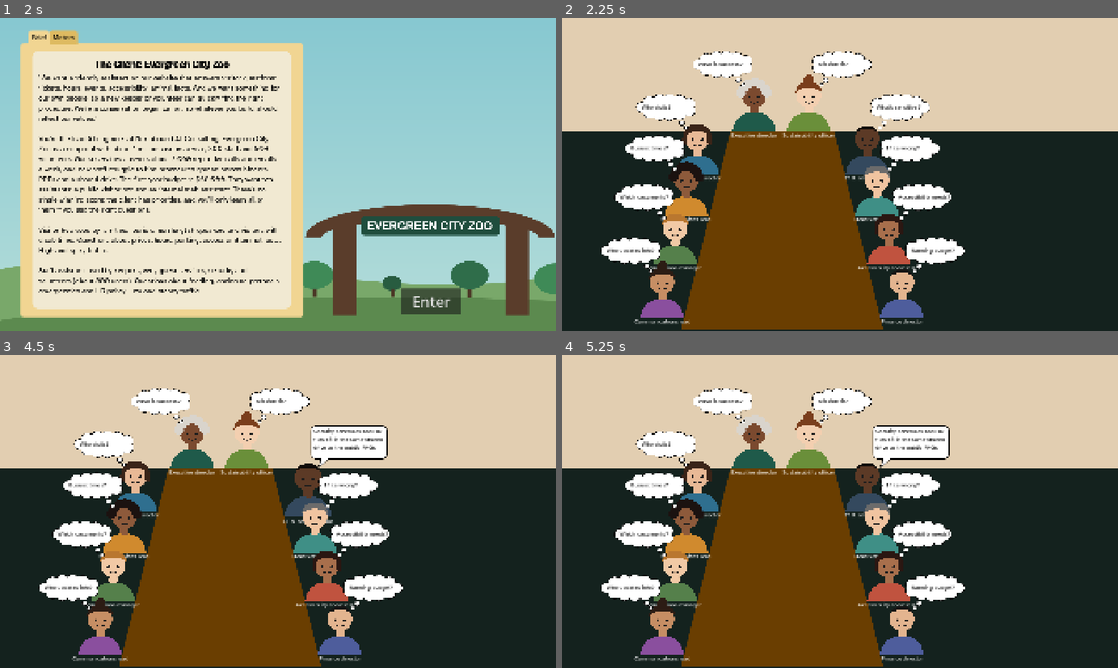
Above: before the commit, frames 1-4 (two rows, left to right).
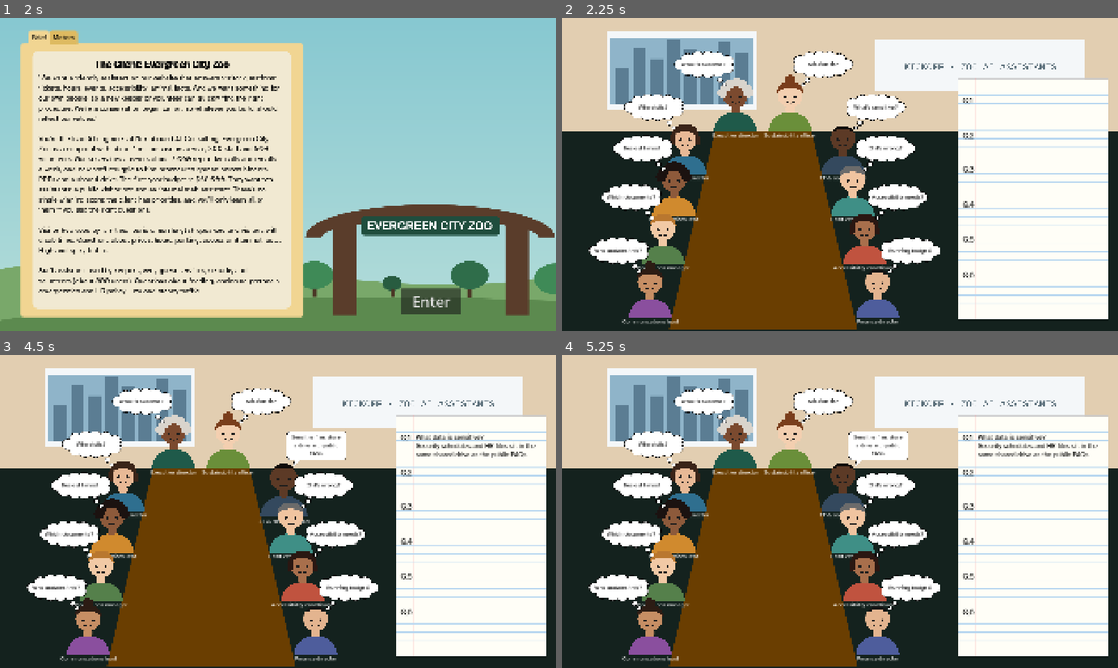
Above: after the commit, the same moments.

Repository: abbyhayd/AiArchitect
Game: Godot game, scene res://scenes/main.tscn
Same seed, same stepped clock (60 frames per second), same inputs: the game is played once before the commit and once after it. The engine's default icon, where the game draws it, is replaced by a stand-in: a white triangle on a blue panel in a dark square.
Inputs (mouse positions are in pixels of both pictures, inside the frame that each line leads up to):
- Up to frame 1 (2 s): click "Start" at 0.5 s; click "Evergreen City Zoo" at 1.25 s
- Up to frame 2 (2.25 s): click "Enter" at 2 s
- Up to frame 3 (4.5 s): tap Enter at 2.75, 4.25 s; move the mouse to (400, 495) at 2.77 s; click (400, 495) at 2.85 s; tap Space at 3.5 s; move the mouse to (166, 527) at 3.52 s; click (166, 527) at 3.6 s; move the mouse to (333, 442) at 4.27 s; click (333, 442) at 4.35 s
- Up to frame 4 (5.25 s): tap Space at 5 s; move the mouse to (812, 574) at 5.02 s; click (812, 574) at 5.1 s

Frame 1 is identical in both runs. In frame 2, 48% of the frame differs, in the area x 4-99%, y 4-100%; in frame 3, 49%; in frame 4, 49%.

Commit message:
added notetaking and answer to interview

Diff:
--- a/global/global.gd
+++ b/global/global.gd
@@ -1,18 +1,25 @@
 extends Node
+
+var scenario_paths = {
+	"EvergreenCityZoo" : "res://data/zoo.json"
+}
 
 var current_scenario_data
 var current_scenario_meters = {}
-var current_stakeholder_amount = 0
-var scenario_paths = {
-	"EvergreenCityZoo" : "res://data/zoo.json"
-}
+var current_room
+
+var max_interview_q
+var interview_questions_asked = {}
+var all_interview_questions_asked
+
+var room_reached
 
 func load_scenario(scenario_name):
 	if scenario_name not in scenario_paths:
 		push_error("Scenario doesn't exist.")
 		return
 	current_scenario_data = load_json_file(scenario_paths[scenario_name])
-	current_stakeholder_amount = len(current_scenario_data["client"]["stakeholders"])
+	max_interview_q = current_scenario_data["client"]["discovery"]["maxQuestions"]
 	load_scenario_meters()
 
 func load_scenario_meters():
@@ -23,6 +30,9 @@
 			"target": meter["target"],
 			"priority": meter["priority"]
 		}
+
+func reset_scenario():
+	pass
 
 func load_json_file(file_path: String):
 	if FileAccess.file_exists(file_path):
--- a/scenarios/evergreen_zoo/zoo_interview.gd
+++ b/scenarios/evergreen_zoo/zoo_interview.gd
@@ -1,9 +1,18 @@
 extends CanvasLayer
 
 @export var stakeholder_scene : PackedScene
+var num_q_asked = 0
 
 func _ready():
 	load_stakeholders()
+
+func write_answer(question, answer):
+	if num_q_asked+1 >= Global.max_interview_q:
+		%Q_and_As.get_children()[num_q_asked].text = question + "\n" + answer
+		Global.all_interview_questions_asked = true
+		return
+	%Q_and_As.get_children()[num_q_asked].text = question + "\n" + answer
+	num_q_asked += 1
 
 func load_stakeholders():
 	var index = 0
@@ -18,7 +27,9 @@
 			stakeholder["role"],
 			stakeholder["shortQuestion"],
 			stakeholder["question"],
+			stakeholder["shortAnswer"],
 			stakeholder["answer"]
 			)
+		new_stakeholder.question_asked.connect(write_answer)
 		stakeholder_parent.add_child(new_stakeholder)
 		index += 1
--- a/scenarios/evergreen_zoo/zoo_interview.tscn
+++ b/scenarios/evergreen_zoo/zoo_interview.tscn
@@ -3,7 +3,17 @@
 [ext_resource type="Script" uid="uid://wsuicq4jhjib" path="res://scenarios/evergreen_zoo/zoo_interview.gd" id="1_gu1ni"]
 [ext_resource type="PackedScene" uid="uid://csyvr6lim4tk6" path="res://scenes/stakeholder.tscn" id="2_nmnsm"]
 [ext_resource type="Texture2D" uid="uid://l6l0s5yv5jmv" path="res://scenarios/evergreen_zoo/assets/table.png" id="4_2e1u4"]
+[ext_resource type="Texture2D" uid="uid://crkbixenk1erc" path="res://scenarios/evergreen_zoo/assets/paper.png" id="5_55w5q"]
+[ext_resource type="FontFile" uid="uid://bb1owdiwhbq5p" path="res://ui/fonts/AtkinsonHyperlegible-Regular.ttf" id="6_ykrar"]
 [ext_resource type="Texture2D" uid="uid://6a5hqbmcuapm" path="res://scenarios/evergreen_zoo/assets/scene assets/scene_2_meeting_room.png" id="11_17ugc"]
+
+[sub_resource type="AtlasTexture" id="AtlasTexture_o8m6y"]
+atlas = ExtResource("11_17ugc")
+region = Rect2(224.14954, 63.382133, 1551.6686, 473.34515)
+
+[sub_resource type="AtlasTexture" id="AtlasTexture_2cl6o"]
+atlas = ExtResource("11_17ugc")
+region = Rect2(2246.599, 126.31688, 1429.3208, 345.28314)
 
 [node name="ZooInterview" type="CanvasLayer" unique_id=183697564]
 script = ExtResource("1_gu1ni")
@@ -17,7 +27,7 @@
 grow_horizontal = 2
 grow_vertical = 2
 
-[node name="ColorRect" type="ColorRect" parent="BG" unique_id=848894279]
+[node name="Floor" type="ColorRect" parent="BG" unique_id=848894279]
 layout_mode = 1
 anchors_preset = 15
 anchor_right = 1.0
@@ -26,26 +36,25 @@
 grow_vertical = 2
 color = Color(0.078431375, 0.13333334, 0.11764706, 1)
 
-[node name="ColorRect2" type="ColorRect" parent="BG" unique_id=393524009]
+[node name="Wall" type="ColorRect" parent="BG" unique_id=393524009]
 layout_mode = 0
 offset_right = 1928.0
 offset_bottom = 391.0
 color = Color(0.8862745, 0.80784315, 0.69411767, 1)
 
-[node name="BG_banner" type="TextureRect" parent="BG" unique_id=1553794790]
-visible = false
+[node name="wall_graph" type="TextureRect" parent="BG" unique_id=1553794790]
 layout_mode = 1
 anchors_preset = 14
 anchor_top = 0.5
 anchor_right = 1.0
 anchor_bottom = 0.5
-offset_left = -4.0
-offset_top = -540.0
-offset_right = -4.0
-offset_bottom = -152.0
+offset_left = 154.0
+offset_top = -492.0
+offset_right = -1249.0
+offset_bottom = -225.0
 grow_horizontal = 2
 grow_vertical = 2
-texture = ExtResource("11_17ugc")
+texture = SubResource("AtlasTexture_o8m6y")
 expand_mode = 1
 
 [node name="Table" type="TextureRect" parent="BG" unique_id=1745863]
@@ -55,17 +64,27 @@
 anchor_top = 1.0
 anchor_right = 0.5
 anchor_bottom = 1.0
-offset_left = -548.0
+offset_left = -590.0
 offset_top = -687.0
-offset_right = 150.0
+offset_right = 61.0
 offset_bottom = -4.0
 grow_horizontal = 2
 grow_vertical = 0
 texture = ExtResource("4_2e1u4")
+expand_mode = 1
+
+[node name="wall_whiteboard" type="TextureRect" parent="BG" unique_id=971522270]
+layout_mode = 0
+offset_left = 1083.0
+offset_top = 77.0
+offset_right = 1807.8551
+offset_bottom = 252.0
+texture = SubResource("AtlasTexture_2cl6o")
+expand_mode = 1
 
 [node name="StakeholderMarkers" type="Node2D" parent="." unique_id=1501144854]
 unique_name_in_owner = true
-position = Vector2(108, 0)
+position = Vector2(66, 0)
 
 [node name="Left4" type="Marker2D" parent="StakeholderMarkers" unique_id=1807359218]
 position = Vector2(360, 480)
@@ -80,19 +99,182 @@
 position = Vector2(239, 975)
 
 [node name="Right4" type="Marker2D" parent="StakeholderMarkers" unique_id=360023732]
-position = Vector2(947, 480)
+position = Vector2(905, 480)
 
 [node name="Right3" type="Marker2D" parent="StakeholderMarkers" unique_id=1552446151]
-position = Vector2(981, 622)
+position = Vector2(939, 622)
 
 [node name="Right2" type="Marker2D" parent="StakeholderMarkers" unique_id=413829601]
-position = Vector2(1022, 790)
+position = Vector2(980, 790)
 
 [node name="Right1" type="Marker2D" parent="StakeholderMarkers" unique_id=1084465746]
-position = Vector2(1067, 975)
+position = Vector2(1025, 975)
 
 [node name="TopLeft" type="Marker2D" parent="StakeholderMarkers" unique_id=340874029]
-position = Vector2(556, 332)
+position = Vector2(534, 332)
 
 [node name="TopRight" type="Marker2D" parent="StakeholderMarkers" unique_id=1626919143]
-position = Vector2(745, 332)
+position = Vector2(723, 332)
+
+[node name="InterviewNotes" type="TextureRect" parent="." unique_id=532090953]
+offset_left = 1364.0
+offset_top = 206.0
+offset_right = 1890.0
+offset_bottom = 1049.0
+texture = ExtResource("5_55w5q")
+expand_mode = 1
+
+[node name="Items" type="Control" parent="InterviewNotes" unique_id=1210836526]
+anchors_preset = 0
+offset_right = 40.0
+offset_bottom = 40.0
+
+[node name="Q1" type="Label" parent="InterviewNotes/Items" unique_id=88671772]
+layout_mode = 0
+offset_left = 19.0
+offset_top = 60.0
+offset_right = 66.0
+offset_bottom = 145.0
+theme_override_colors/font_color = Color(0, 0, 0, 1)
+theme_override_fonts/font = ExtResource("6_ykrar")
+theme_override_font_sizes/font_size = 30
+text = "Q1 "
+
+[node name="Q2" type="Label" parent="InterviewNotes/Items" unique_id=663227629]
+layout_mode = 0
+offset_left = 19.0
+offset_top = 181.0
+offset_right = 66.0
+offset_bottom = 266.0
+theme_override_colors/font_color = Color(0, 0, 0, 1)
+theme_override_fonts/font = ExtResource("6_ykrar")
+theme_override_font_sizes/font_size = 30
+text = "Q2"
+
+[node name="Q3" type="Label" parent="InterviewNotes/Items" unique_id=557707496]
+layout_mode = 0
+offset_left = 19.0
+offset_top = 297.0
+offset_right = 66.0
+offset_bottom = 382.0
+theme_override_colors/font_color = Color(0, 0, 0, 1)
+theme_override_fonts/font = ExtResource("6_ykrar")
+theme_override_font_sizes/font_size = 30
+text = "Q3"
+
+[node name="Q4" type="Label" parent="InterviewNotes/Items" unique_id=11644919]
+layout_mode = 0
+offset_left = 19.0
+offset_top = 419.0
+offset_right = 66.0
+offset_bottom = 504.0
+theme_override_colors/font_color = Color(0, 0, 0, 1)
+theme_override_fonts/font = ExtResource("6_ykrar")
+theme_override_font_sizes/font_size = 30
+text = "Q4"
+
+[node name="Q5" type="Label" parent="InterviewNotes/Items" unique_id=1597245281]
+layout_mode = 0
+offset_left = 19.0
+offset_top = 538.0
+offset_right = 66.0
+offset_bottom = 623.0
+theme_override_colors/font_color = Color(0, 0, 0, 1)
+theme_override_fonts/font = ExtResource("6_ykrar")
+theme_override_font_sizes/font_size = 30
+text = "Q5"
+
+[node name="Q6" type="Label" parent="InterviewNotes/Items" unique_id=643401226]
+layout_mode = 0
+offset_left = 19.0
+offset_top = 662.0
+offset_right = 68.0
+offset_bottom = 747.0
+theme_override_colors/font_color = Color(0, 0, 0, 1)
+theme_override_fonts/font = ExtResource("6_ykrar")
+theme_override_font_sizes/font_size = 30
+text = "Q6 "
+
+[node name="Q_and_As" type="Control" parent="InterviewNotes" unique_id=1429015708]
+unique_name_in_owner = true
+anchors_preset = 0
+offset_right = 40.0
+offset_bottom = 40.0
+
+[node name="Q_and_A1" type="Label" parent="InterviewNotes/Q_and_As" unique_id=1137322632]
+custom_maximum_size = Vector2(445, 120)
+layout_mode = 0
+offset_left = 72.0
+offset_top = 64.0
+offset_right = 517.0
+offset_bottom = 184.0
+theme_override_colors/font_color = Color(0, 0, 0, 1)
+theme_override_constants/line_spacing = 1
+theme_override_fonts/font = ExtResource("6_ykrar")
+theme_override_font_sizes/font_size = 23
+autowrap_mode = 3
+
+[node name="Q_and_A2" type="Label" parent="InterviewNotes/Q_and_As" unique_id=50553778]
+custom_maximum_size = Vector2(445, 120)
+layout_mode = 0
+offset_left = 72.0
+offset_top = 185.0
+offset_right = 517.0
+offset_bottom = 305.0
+theme_override_colors/font_color = Color(0, 0, 0, 1)
+theme_override_constants/line_spacing = 1
+theme_override_fonts/font = ExtResource("6_ykrar")
+theme_override_font_sizes/font_size = 23
+autowrap_mode = 3
+
+[node name="Q_and_A3" type="Label" parent="InterviewNotes/Q_and_As" unique_id=881392591]
+custom_maximum_size = Vector2(445, 120)
+layout_mode = 0
+offset_left = 72.0
+offset_top = 301.0
+offset_right = 517.0
+offset_bottom = 421.0
+theme_override_colors/font_color = Color(0, 0, 0, 1)
+theme_override_constants/line_spacing = 1
+theme_override_fonts/font = ExtResource("6_ykrar")
+theme_override_font_sizes/font_size = 23
+autowrap_mode = 3
+
+[node name="Q_and_A4" type="Label" parent="InterviewNotes/Q_and_As" unique_id=1576139824]
+custom_maximum_size = Vector2(445, 120)
+layout_mode = 0
+offset_left = 72.0
+offset_top = 423.0
+offset_right = 517.0
+offset_bottom = 543.0
+theme_override_colors/font_color = Color(0, 0, 0, 1)
+theme_override_constants/line_spacing = 1
+theme_override_fonts/font = ExtResource("6_ykrar")
+theme_override_font_sizes/font_size = 23
+autowrap_mode = 3
+
+[node name="Q_and_A5" type="Label" parent="InterviewNotes/Q_and_As" unique_id=567341296]
+custom_maximum_size = Vector2(445, 120)
+layout_mode = 0
+offset_left = 72.0
+offset_top = 542.0
+offset_right = 517.0
+offset_bottom = 662.0
+theme_override_colors/font_color = Color(0, 0, 0, 1)
+theme_override_constants/line_spacing = 1
+theme_override_fonts/font = ExtResource("6_ykrar")
+theme_override_font_sizes/font_size = 23
+autowrap_mode = 3
+
+[node name="Q_and_A6" type="Label" parent="InterviewNotes/Q_and_As" unique_id=1359220380]
+custom_maximum_size = Vector2(445, 120)
+layout_mode = 0
+offset_left = 72.0
+offset_top = 666.0
+offset_right = 517.0
+offset_bottom = 786.0
+theme_override_colors/font_color = Color(0, 0, 0, 1)
+theme_override_constants/line_spacing = 1
+theme_override_fonts/font = ExtResource("6_ykrar")
+theme_override_font_sizes/font_size = 23
+autowrap_mode = 3
--- /dev/null
+++ b/scenes/scenario_file.gd
@@ -0,0 +1,15 @@
+extends Control
+
+@export var meter_scene : PackedScene
+
+func _ready():
+	%ClientText.text = "The Client: " + Global.current_scenario_data["client"]["name"]
+	%BriefText.text = Global.current_scenario_data["client"]["brief"]
+
+	load_meters()
+
+func load_meters():
+	for meter in Global.current_scenario_meters:
+		var new_meter = meter_scene.instantiate()
+		new_meter.set_meter(meter, Global.current_scenario_meters[meter]["value"])
+		%MeterGrid.add_child(new_meter)
--- /dev/null
+++ b/scenes/scenario_file.tscn
@@ -0,0 +1,196 @@
+[gd_scene format=3 uid="uid://b7fenpju3bgoi"]
+
+[ext_resource type="Script" uid="uid://vs31gwc7ah35" path="res://scenes/scenario_file.gd" id="1_1mpcn"]
+[ext_resource type="FontFile" uid="uid://bb1owdiwhbq5p" path="res://ui/fonts/AtkinsonHyperlegible-Regular.ttf" id="1_dpm7t"]
+[ext_resource type="FontFile" uid="uid://4eii2mw6fwrr" path="res://ui/fonts/BricolageGrotesque-VariableFont_opsz,wdth,wght.ttf" id="2_1mpcn"]
+
+[sub_resource type="StyleBoxFlat" id="StyleBoxFlat_1mpcn"]
+bg_color = Color(0.94509804, 0.8352941, 0.57254905, 1)
+corner_radius_top_left = 10
+corner_radius_top_right = 10
+corner_radius_bottom_right = 10
+corner_radius_bottom_left = 10
+
+[sub_resource type="StyleBoxFlat" id="StyleBoxFlat_fs8o6"]
+bg_color = Color(0.87058824, 0.7294118, 0.38039216, 1)
+corner_radius_top_left = 10
+corner_radius_top_right = 10
+expand_margin_left = 10.0
+expand_margin_top = 5.0
+expand_margin_right = 10.0
+expand_margin_bottom = 5.0
+
+[sub_resource type="StyleBoxFlat" id="StyleBoxFlat_hhfbd"]
+bg_color = Color(0.94509804, 0.8352941, 0.57254905, 1)
+corner_radius_top_left = 10
+corner_radius_top_right = 10
+expand_margin_left = 10.0
+expand_margin_top = 5.0
+expand_margin_right = 10.0
+expand_margin_bottom = 5.0
+
+[sub_resource type="StyleBoxFlat" id="StyleBoxFlat_3b8i7"]
+bg_color = Color(0.94509804, 0.8352941, 0.57254905, 1)
+corner_radius_top_left = 10
+corner_radius_top_right = 10
+expand_margin_left = 10.0
+expand_margin_top = 5.0
+expand_margin_right = 10.0
+expand_margin_bottom = 5.0
+
+[sub_resource type="StyleBoxFlat" id="StyleBoxFlat_y4t8c"]
+bg_color = Color(0.94509804, 0.9137255, 0.8235294, 1)
+corner_radius_top_left = 20
+corner_radius_top_right = 20
+corner_radius_bottom_right = 20
+corner_radius_bottom_left = 20
+
+[sub_resource type="StyleBoxFlat" id="StyleBoxFlat_horyn"]
+bg_color = Color(0.94509804, 0.9137255, 0.8235294, 1)
+corner_radius_top_left = 15
+corner_radius_top_right = 15
+corner_radius_bottom_right = 15
+corner_radius_bottom_left = 15
+
+[node name="ScenarioFile" type="Control" unique_id=1018778286]
+layout_mode = 3
+anchors_preset = 15
+anchor_right = 1.0
+anchor_bottom = 1.0
+grow_horizontal = 2
+grow_vertical = 2
+script = ExtResource("1_1mpcn")
+
+[node name="TabContainer" type="TabContainer" parent="." unique_id=1996840406]
+layout_mode = 1
+anchors_preset = 4
+anchor_top = 0.5
+anchor_bottom = 0.5
+offset_left = 71.0
+offset_top = -492.0
+offset_right = 1048.0
+offset_bottom = 492.0
+grow_vertical = 2
+theme_override_colors/font_selected_color = Color(0, 0, 0, 1)
+theme_override_colors/font_hovered_color = Color(0, 0, 0, 1)
+theme_override_colors/font_unselected_color = Color(0, 0, 0, 1)
+theme_override_constants/side_margin = 38
+theme_override_constants/tab_separation = 21
+theme_override_fonts/font = ExtResource("1_dpm7t")
+theme_override_font_sizes/font_size = 25
+theme_override_styles/panel = SubResource("StyleBoxFlat_1mpcn")
+theme_override_styles/tab_unselected = SubResource("StyleBoxFlat_fs8o6")
+theme_override_styles/tab_hovered = SubResource("StyleBoxFlat_hhfbd")
+theme_override_styles/tab_selected = SubResource("StyleBoxFlat_3b8i7")
+current_tab = 2
+metadata/_edit_group_ = true
+
+[node name="Brief" type="CenterContainer" parent="TabContainer" unique_id=1560416249]
+visible = false
+layout_mode = 2
+metadata/_tab_index = 0
+
+[node name="BriefPanel" type="Panel" parent="TabContainer/Brief" unique_id=2019548523]
+custom_minimum_size = Vector2(893.15, 888.505)
+layout_mode = 2
+theme_override_styles/panel = SubResource("StyleBoxFlat_y4t8c")
+
+[node name="ClientText" type="Label" parent="TabContainer/Brief/BriefPanel" unique_id=1652178810]
+unique_name_in_owner = true
+texture_filter = 1
+layout_mode = 1
+anchors_preset = 5
+anchor_left = 0.5
+anchor_right = 0.5
+offset_left = -23.0
+offset_top = 23.5
+offset_right = 24.0
+offset_bottom = 54.5
+grow_horizontal = 2
+theme_override_colors/font_color = Color(0, 0, 0, 1)
+theme_override_fonts/font = ExtResource("2_1mpcn")
+theme_override_font_sizes/font_size = 35
+text = "Test"
+
+[node name="BriefText" type="Label" parent="TabContainer/Brief/BriefPanel" unique_id=1700906778]
+unique_name_in_owner = true
+texture_filter = 1
+custom_minimum_size = Vector2(400, 200)
+layout_mode = 0
+offset_left = 21.0
+offset_top = 75.5
+offset_right = 864.0
+offset_bottom = 275.5
+theme_override_colors/font_color = Color(0, 0, 0, 1)
+theme_override_fonts/font = ExtResource("1_dpm7t")
+theme_override_font_sizes/font_size = 25
+text = "Test"
+autowrap_mode = 3
+
+[node name="Meters" type="CenterContainer" parent="TabContainer" unique_id=1364444340]
+visible = false
+layout_mode = 2
+metadata/_tab_index = 1
+
+[node name="MetersPanel" type="Panel" parent="TabContainer/Meters" unique_id=1967379705]
+custom_minimum_size = Vector2(893.15, 888.505)
+layout_mode = 2
+theme_override_styles/panel = SubResource("StyleBoxFlat_horyn")
+
+[node name="ConstraintMeters" type="Label" parent="TabContainer/Meters/MetersPanel" unique_id=2079603213]
+texture_filter = 1
+layout_mode = 1
+anchors_preset = 5
+anchor_left = 0.5
+anchor_right = 0.5
+offset_left = -142.0
+offset_top = 23.5
+offset_right = 142.0
+offset_bottom = 66.5
+grow_horizontal = 2
+theme_override_colors/font_color = Color(0, 0, 0, 1)
+theme_override_fonts/font = ExtResource("2_1mpcn")
+theme_override_font_sizes/font_size = 35
+text = "Constraint Meters"
+
+[node name="MeterGrid" type="GridContainer" parent="TabContainer/Meters/MetersPanel" unique_id=959756351]
+unique_name_in_owner = true
+layout_mode = 1
+anchors_preset = 14
+anchor_top = 0.5
+anchor_right = 1.0
+anchor_bottom = 0.5
+offset_left = 66.150024
+offset_top = -324.2525
+offset_right = -66.150024
+offset_bottom = 399.7475
+grow_horizontal = 2
+grow_vertical = 2
+theme_override_constants/h_separation = 450
+theme_override_constants/v_separation = 200
+columns = 2
+
+[node name="Interview" type="CenterContainer" parent="TabContainer" unique_id=1875683372]
+layout_mode = 2
+metadata/_tab_index = 2
+
+[node name="InterviewPanel" type="Panel" parent="TabContainer/Interview" unique_id=1090159016]
+custom_minimum_size = Vector2(893.15, 888.505)
+layout_mode = 2
+theme_override_styles/panel = SubResource("StyleBoxFlat_y4t8c")
+
+[node name="Title" type="Label" parent="TabContainer/Interview/InterviewPanel" unique_id=766956053]
+texture_filter = 1
+layout_mode = 1
+anchors_preset = 5
+anchor_left = 0.5
+anchor_right = 0.5
+offset_left = -23.0
+offset_top = 23.5
+offset_right = 24.0
+offset_bottom = 54.5
+grow_horizontal = 2
+theme_override_colors/font_color = Color(0, 0, 0, 1)
+theme_override_fonts/font = ExtResource("2_1mpcn")
+theme_override_font_sizes/font_size = 35
+text = "Interview Notes"
--- a/scenes/stakeholder.gd
+++ b/scenes/stakeholder.gd
@@ -4,6 +4,8 @@
 var flipped #true means on left side
 var hovered = false
 var answer_shown = false
+var long_answer
+signal question_asked(question, answer)
 
 func _ready():
 	pivot_offset = size / 2
@@ -11,26 +13,29 @@
 		%IdleBubble.position.x =(%Picture.position.x * 2.0) - %IdleBubble.position.x
 		%IdleBubble.flip_h = true
 
-		%HoverBubble.position.x =(%Picture.position.x * 2.0) - %HoverBubble.position.x - %HoverBubble.size.x/2
+		%HoverBubble.position.x =(%Picture.position.x * 2.0) - %HoverBubble.position.x - %HoverBubble.size.x/4
 		%HoverBubble.flip_h = true
 
-		%AnswerBubble.position.x =(%Picture.position.x * 2.0) - %AnswerBubble.position.x - %AnswerBubble.size.x/3
+		%AnswerBubble.position.x =(%Picture.position.x * 2.0) - %AnswerBubble.position.x - %AnswerBubble.size.x/8
 		%AnswerBubble.flip_h = true
 
 func _process(_delta):
-	if Input.is_action_just_pressed("left_click") and hovered:
+	if Input.is_action_just_pressed("left_click") and hovered and not answer_shown and not Global.all_interview_questions_asked:
 		%IdleBubble.visible = false
 		%HoverBubble.visible = false
 		%AnswerBubble.visible = true
 		answer_shown = true
+		question_asked.emit(%HoverText.text, long_answer)
 
 
-func initalize_stakeholder(picture_path, title, short_q, long_q, ans):
+func initalize_stakeholder(picture_path, title, short_q, long_q, short_ans, long_ans):
 	%Picture.texture = load(picture_path)
 	%Title.text = title
 	%IdleText.text = short_q
 	%HoverText.text = long_q
-	%AnswerText.text = ans
+	%AnswerText.text = short_ans
+	long_answer = long_ans
+
 
 func _on_mouse_entered():
 	if not answer_shown:
--- a/scenes/stakeholder.tscn
+++ b/scenes/stakeholder.tscn
@@ -59,17 +59,19 @@
 
 [node name="IdleText" type="Label" parent="IdleBubble" unique_id=108115794]
 unique_name_in_owner = true
+custom_maximum_size = Vector2(180, 100)
 layout_mode = 0
-offset_left = 20.0
+offset_left = 12.0
 offset_top = 33.0
-offset_right = 60.0
+offset_right = 191.0
 offset_bottom = 58.0
 theme_override_colors/font_color = Color(0, 0, 0, 1)
 theme_override_fonts/font = ExtResource("3_o8m6y")
 theme_override_font_sizes/font_size = 20
-text = "idle"
+text = "Accessibility needs?"
 horizontal_alignment = 1
 vertical_alignment = 1
+autowrap_mode = 3
 
 [node name="HoverBubble" type="TextureRect" parent="." unique_id=1799864268]
 unique_name_in_owner = true
@@ -77,23 +79,23 @@
 layout_mode = 0
 offset_left = -7.0
 offset_top = -255.0
-offset_right = 363.0
+offset_right = 232.0
 offset_bottom = -92.0
 texture = SubResource("AtlasTexture_2cl6o")
 expand_mode = 1
 
 [node name="HoverText" type="Label" parent="HoverBubble" unique_id=1706871061]
 unique_name_in_owner = true
-custom_maximum_size = Vector2(300, 10000)
+custom_maximum_size = Vector2(230, 70)
 layout_mode = 0
-offset_left = 31.0
+offset_left = 2.0
 offset_top = 36.0
-offset_right = 331.0
+offset_right = 232.0
 offset_bottom = 89.0
 theme_override_colors/font_color = Color(0, 0, 0, 1)
 theme_override_fonts/font = ExtResource("3_o8m6y")
 theme_override_font_sizes/font_size = 20
-text = "What documents would the assistant use?"
+text = "How does this fit your mission?"
 horizontal_alignment = 1
 vertical_alignment = 1
 autowrap_mode = 3
@@ -101,25 +103,26 @@
 [node name="AnswerBubble" type="TextureRect" parent="." unique_id=530269654]
 unique_name_in_owner = true
 visible = false
-custom_maximum_size = Vector2(300, 150)
 layout_mode = 0
 offset_left = 16.0
-offset_top = -241.0
-offset_right = 285.0
+offset_top = -221.0
+offset_right = 228.1141
 offset_bottom = -92.0
 texture = SubResource("AtlasTexture_ly126")
+expand_mode = 1
 
 [node name="AnswerText" type="Label" parent="AnswerBubble" unique_id=1236684967]
 unique_name_in_owner = true
-custom_maximum_size = Vector2(256, 100)
 layout_mode = 0
 offset_left = 11.0
 offset_top = 12.0
-offset_right = 267.0
-offset_bottom = 64.0
+offset_right = 197.0
+offset_bottom = 93.0
 theme_override_colors/font_color = Color(0, 0, 0, 1)
 theme_override_fonts/font = ExtResource("3_o8m6y")
-theme_override_font_sizes/font_size = 20
+theme_override_font_sizes/font_size = 19
+horizontal_alignment = 1
+vertical_alignment = 1
 autowrap_mode = 3
 
 [connection signal="mouse_entered" from="." to="." method="_on_mouse_entered"]
--- /dev/null
+++ b/ui/file_button_group.tres
@@ -0,0 +1,3 @@
+[gd_resource type="ButtonGroup" format=3 uid="uid://bdlpwd3pa4amf"]
+
+[resource]
Binary file added: scenarios/evergreen_zoo/assets/paper.png
Not shown, added: scenarios/evergreen_zoo/assets/paper.png.import
Not shown, added: scenes/scenario_file.gd.uid
